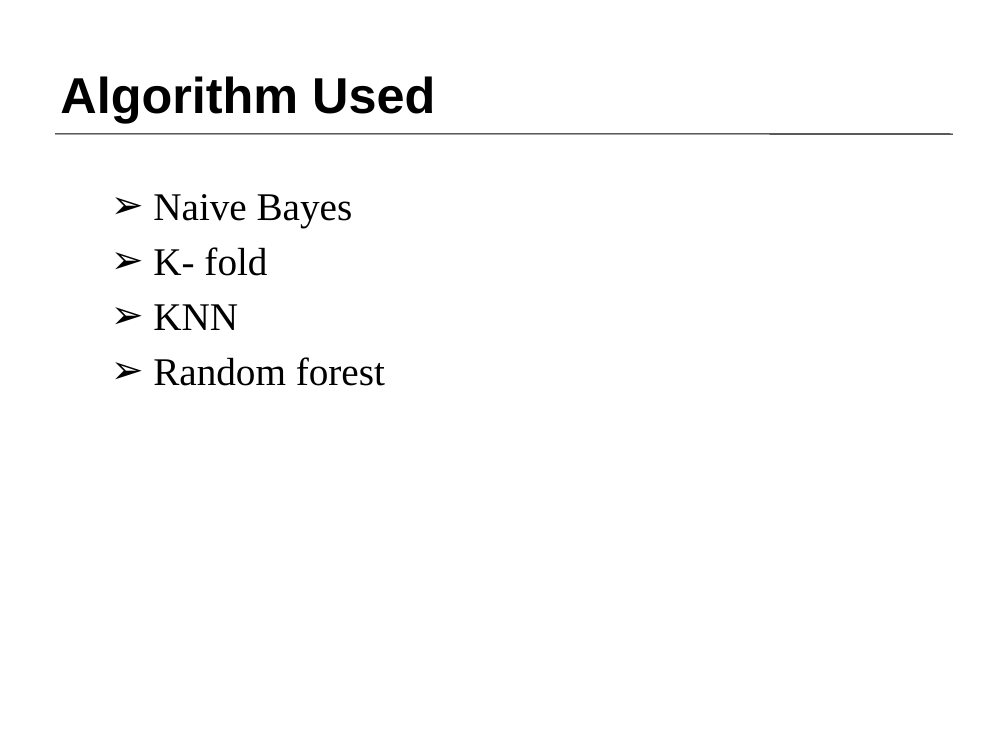
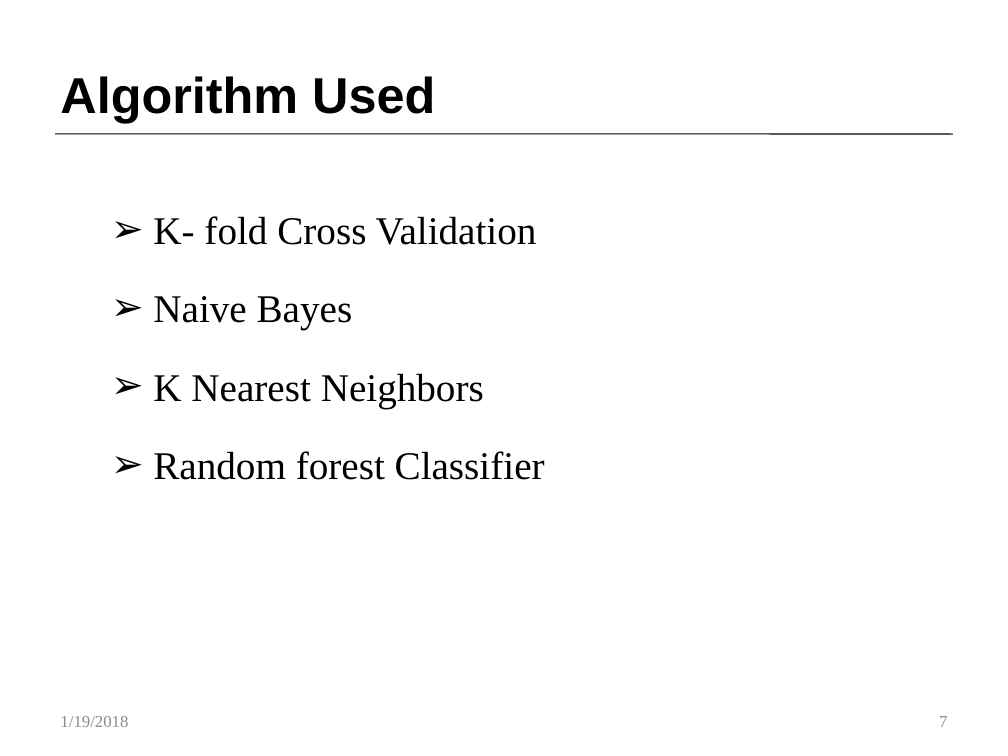
Before and after one commit to Customer-Churn-Prediction/Project-Machine-Learning, a slide deck: slide 7 of Customer Churn Prediction In Telecom Industry.pptx. Drawn at 1008x756 pixels with LibreOffice and Linux fonts; fonts in the diff are those of the drawing. Boxes give left, top, right and bottom in pixels: in the first picture for what was removed or moved away, otherwise in the second. Text is boxed around its words. In the diff, an @@ line names an element or a change of style, - is before the commit and + after.

```diff
--- a/Customer Churn Prediction In Telecom Industry.pptx
+++ b/Customer Churn Prediction In Telecom Industry.pptx
@@ text at box(153, 216, 537, 245): paragraph added @@
+  ➢ K- fold Cross Validation
@@ text at box(153, 296, 353, 330): line spacing 1 to 1.5 @@
@@ text at box(153, 373, 545, 480): text changed @@
-  ➢ K- fold
-  ➢ KNN
-  ➢ Random forest
+  ➢ K Nearest Neighbors
+  ➢ Random forest Classifier
@@ text added at box(60, 716, 128, 727), 12 pt, text #8C8C8C @@
+1/19/2018
@@ page number added at box(939, 716, 947, 727), 12 pt, text #8C8C8C @@
+7
```
Also in this commit, not shown: 15 other slides changed, 1 slide added, 1 slide removed.
